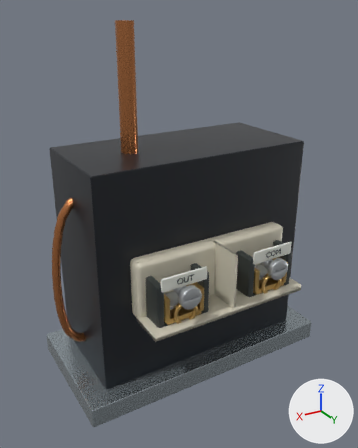
Two versions of the glTF model lab/public/models/cutout_default.glb, one commit apart.
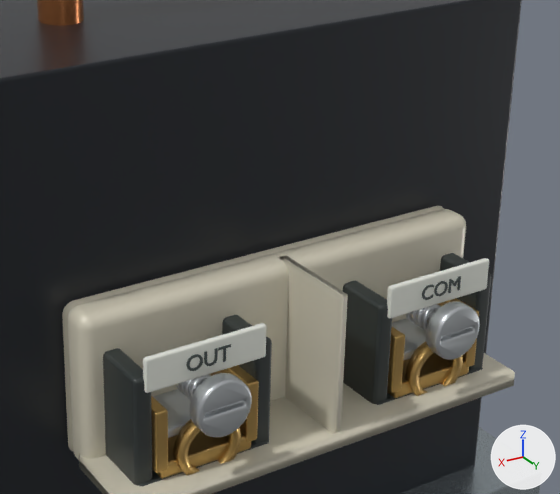
Each version is shown whole from a camera (50 mm lens) standing at (0.613, 0.999, 1.243) and looking at (0.014, 0.0, 0.744), then close up on the part from 30% to 89% of the width and 32% to 74% of the height. Every picture has the same lights, and +X, +Y and +Z are marked at lower right. The last two pictures show the newer version. Where no turn or scale is listed for an object, it has been applied to the vertices. Vertices at exactly the same position are counted once.

Before the edit, the objects in view are built like this:
```python
ob_detail_terminal_clamp_out___detail_moulded_engineering_polymer = bpy.data.objects.new('detail:terminal-clamp:OUT · Detail moulded engineering polymer', me_cube_011)
ob_detail_terminal_clamp_out___detail_moulded_engineering_polymer.location = (0.123, 0.151, 0.606)
ob_mark_com = bpy.data.objects.new('mark:COM', me_moulded_marking)
ob_mark_com.location = (-0.123, 0.208, 0.713)
ob_mark_out = bpy.data.objects.new('mark:OUT', me_moulded_marking_001)
ob_mark_out.location = (0.123, 0.208, 0.713)
ob_moulded_terminal_legend_pad = bpy.data.objects.new('Moulded terminal legend pad', me_cube_059)
ob_moulded_terminal_legend_pad.location = (-0.123, 0.204, 0.713)
ob_moulded_terminal_legend_pad_001 = bpy.data.objects.new('Moulded terminal legend pad.001', me_cube_060)
ob_moulded_terminal_legend_pad_001.location = (0.123, 0.204, 0.713)
# also in view: 'node-2' at (0.0, -0.019, 0.661); 'part:body.002 · Original db0da9ae' at (0.231, -0.019, 0.844); 'node-3' at (0.0, -0.009, 0.391); 'part:terminals · Original 5a609f27' at (0.0, 0.161, 0.67); 'detail:terminal-clamp:COM · Detail machined brass' at (-0.123, 0.172, 0.64)
```
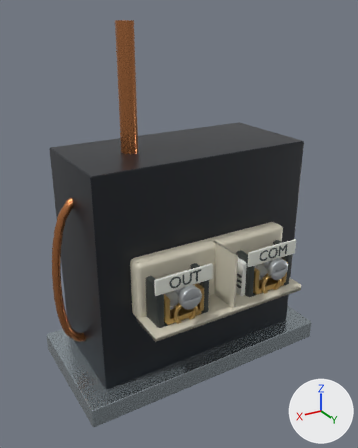
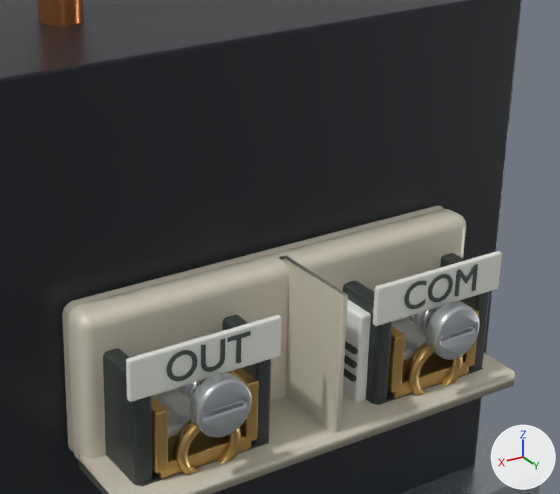
What changed in the scene script:
```text
Change me_moulded_marking:
    remove me_moulded_marking.from_pydata(...)  # 2508 vertices, 5008 faces; spans x -0.0218..0.0223, y -0.0006..0.0006, z -0.0063..0.008
    add me_moulded_marking.from_pydata(...)  # 2508 vertices, 5008 faces; spans x -0.0413..0.0423, y -0.0006..0.0006, z -0.0119..0.015
    me_moulded_marking part 1: 2508 of 2508 vertices moved; they spanned x -0.0218..0.0223, y -0.0006..0.0006, z -0.0063..0.008 and now span x -0.0413..0.0423, y -0.0006..0.0006, z -0.0119..0.015; mean shift (0.0058, 0.0, 0.0008)
Change me_cube_059:
    remove me_cube_059.from_pydata(...)  # 96 vertices, 188 faces; spans x -0.0575..0.0575, y -0.003..0.003, z -0.0155..0.0155
    add me_cube_059.from_pydata(...)  # 96 vertices, 188 faces; spans x -0.0725..0.0725, y -0.003..0.003, z -0.019..0.019
    me_cube_059 part 2: all 24 vertices in x -0.0575..-0.0555, y -0.003..0.003, z 0.0135..0.0155 are moved by (-0.015, 0.0, 0.0035)
    me_cube_059 part 3: all 24 vertices in x 0.0555..0.0575, y -0.003..0.003, z -0.0155..-0.0135 are moved by (0.015, 0.0, -0.0035)
    me_cube_059 part 4: all 24 vertices in x 0.0555..0.0575, y -0.003..0.003, z 0.0135..0.0155 are moved by (0.015, 0.0, 0.0035)
    other edits to the shape of me_cube_059 do not show in these pictures
Change me_moulded_marking_001:
    remove me_moulded_marking_001.from_pydata(...)  # 2184 vertices, 4360 faces; spans x -0.0212..0.0206, y -0.0006..0.0006, z -0.0063..0.008
    add me_moulded_marking_001.from_pydata(...)  # 2184 vertices, 4360 faces; spans x -0.0401..0.039, y -0.0006..0.0006, z -0.0119..0.015
    me_moulded_marking_001 part 5: 2184 of 2184 vertices moved; they spanned x -0.0212..0.0206, y -0.0006..0.0006, z -0.0063..0.008 and now span x -0.0401..0.039, y -0.0006..0.0006, z -0.0119..0.015; mean shift (0.0048, 0.0, -0.0006)
Change me_cube_060:
    remove me_cube_060.from_pydata(...)  # 96 vertices, 188 faces; spans x -0.0575..0.0575, y -0.003..0.003, z -0.0155..0.0155
    add me_cube_060.from_pydata(...)  # 96 vertices, 188 faces; spans x -0.0725..0.0725, y -0.003..0.003, z -0.019..0.019
    me_cube_060 part 6: all 24 vertices in x -0.0575..-0.0555, y -0.003..0.003, z 0.0135..0.0155 are moved by (-0.015, 0.0, 0.0035)
    me_cube_060 part 7: all 24 vertices in x 0.0555..0.0575, y -0.003..0.003, z -0.0155..-0.0135 are moved by (0.015, 0.0, -0.0035)
    me_cube_060 part 8: all 24 vertices in x 0.0555..0.0575, y -0.003..0.003, z 0.0135..0.0155 are moved by (0.015, 0.0, 0.0035)
    other edits to the shape of me_cube_060 do not show in these pictures
Add ob_insulating_alignment_cheek:
    ob_insulating_alignment_cheek = bpy.data.objects.new('Insulating alignment cheek', me_cube_059_1)  # 96 vertices, 188 faces; spans x -0.0095..0.0095, y -0.037..0.037, z -0.046..0.046; in mat_printed_ivory_identification (white #edf0eb)
    ob_insulating_alignment_cheek.location = (-0.055, 0.155, 0.653)
Add ob_installation_details___cable_entry_elastomer:
    ob_installation_details___cable_entry_elastomer = bpy.data.objects.new('Installation details · Cable-entry elastomer', me_cube_060_1)  # 288 vertices, 564 faces; spans x -0.0025..0.0025, y -0.019..0.019, z -0.0025..0.0305; in mat_cable_entry_elastomer (dark grey #303434)
    ob_installation_details___cable_entry_elastomer.location = (-0.044, 0.171, 0.635)
```

What differs and where, as boxes (x1, y1, x2, y2) in the close-ups (560 x 494 px; the box of a moved part takes in the faces that stretch with it):
'Moulded terminal legend pad.001', reshaped (27% wider, 24% taller)
    before: (143, 323, 266, 393)
    after: (126, 315, 282, 402)
'Moulded terminal legend pad', reshaped (26% wider, 25% taller)
    before: (387, 258, 489, 318)
    after: (373, 251, 502, 326)
'Insulating alignment cheek', added
    after: (343, 300, 371, 402)
'Installation details · Cable-entry elastomer', added
    after: (344, 341, 358, 382)
part 1 of me_moulded_marking, moved or reshaped
    before: (422, 276, 461, 300)
    after: (404, 264, 478, 309)
part 2 of me_cube_059, moved or reshaped
    before: (486, 259, 489, 288)
    after: (498, 251, 502, 286)
part 3 of me_cube_059, moved or reshaped
    before: (387, 262, 488, 318)
    after: (373, 255, 501, 326)
part 4 of me_cube_059, moved or reshaped
    before: (387, 258, 489, 317)
    after: (373, 251, 501, 325)
part 5 of me_moulded_marking_001, moved or reshaped
    before: (186, 344, 231, 371)
    after: (167, 331, 251, 381)
part 6 of me_cube_060, moved or reshaped
    before: (263, 323, 266, 355)
    after: (278, 315, 282, 355)
part 7 of me_cube_060, moved or reshaped
    before: (145, 328, 265, 393)
    after: (127, 320, 280, 402)
part 8 of me_cube_060, moved or reshaped
    before: (143, 323, 265, 392)
    after: (126, 315, 280, 401)
